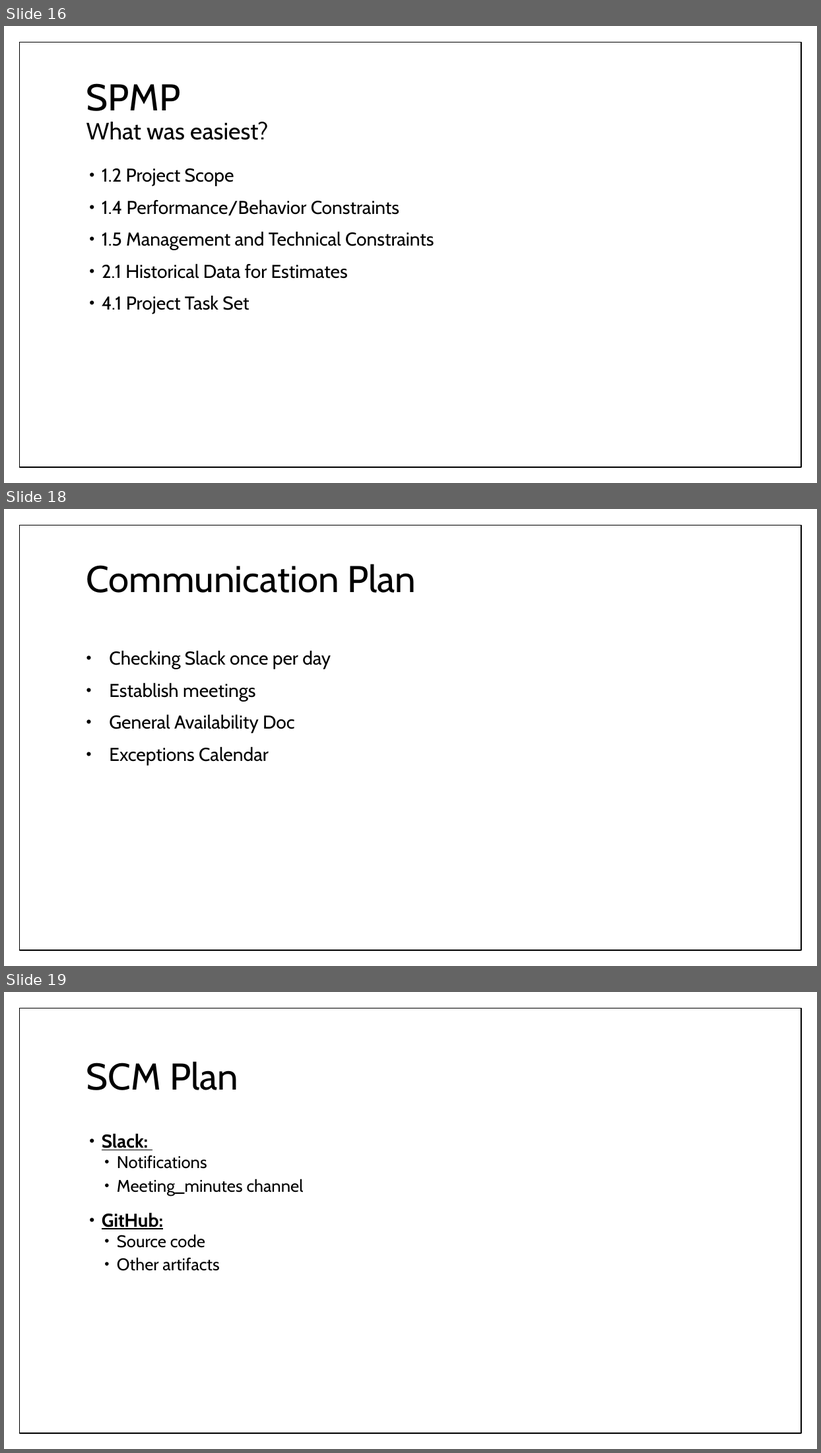
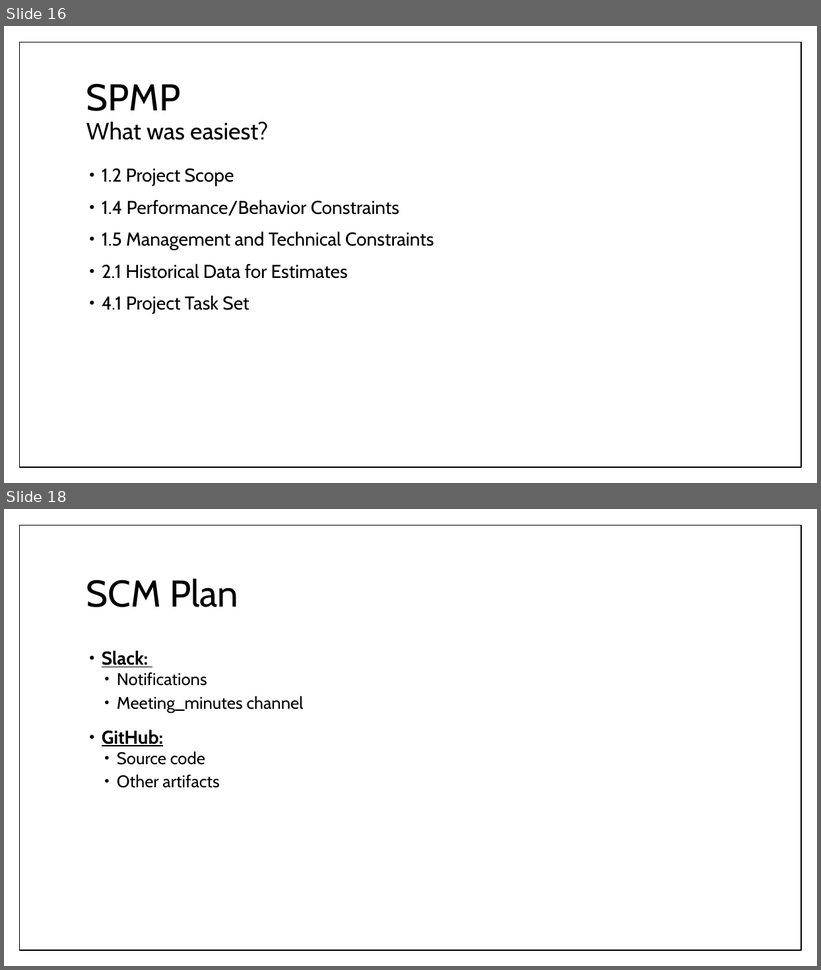
Before and after one commit to umdfeynman/umdfeynman, a slide deck: Work_In_Progress/CS/SPMP_Presentation_Erik_Modified.pptx. Shown one above the other, each under a label of ours: slides 16, 18 and 19 before the commit, slides 16 and 18 after it; the slides between them are not shown. The pictures are 821x1453 and 821x970 pixels, drawn with LibreOffice and Linux fonts; fonts in the diff are those of the drawing. Boxes give left, top, right and bottom in pixels: in the first picture for what was removed or moved away, otherwise in the second. Text is boxed around its words. In the diff, an @@ line names an element or a change of style, - is before the commit and + after.

```diff
--- a/Work_In_Progress/CS/SPMP_Presentation_Erik_Modified.pptx
+++ b/Work_In_Progress/CS/SPMP_Presentation_Erik_Modified.pptx
@@ slide 18 removed at (x1=4, y1=509, x2=817, y2=966), background #FFFFFF; not listed: 1 template element that a slide beside it also shows @@
@@ title removed at (x1=86, y1=564, x2=416, y2=593) @@
-Communication Plan
@@ text removed at (x1=109, y1=650, x2=331, y2=765) @@
-• Checking Slack once per day
-• Establish meetings
-• General Availability Doc
-• Exceptions Calendar
@@ what was slide 19 is now slide 18 @@
```
Also in this commit, not shown: 2 slides changed.
